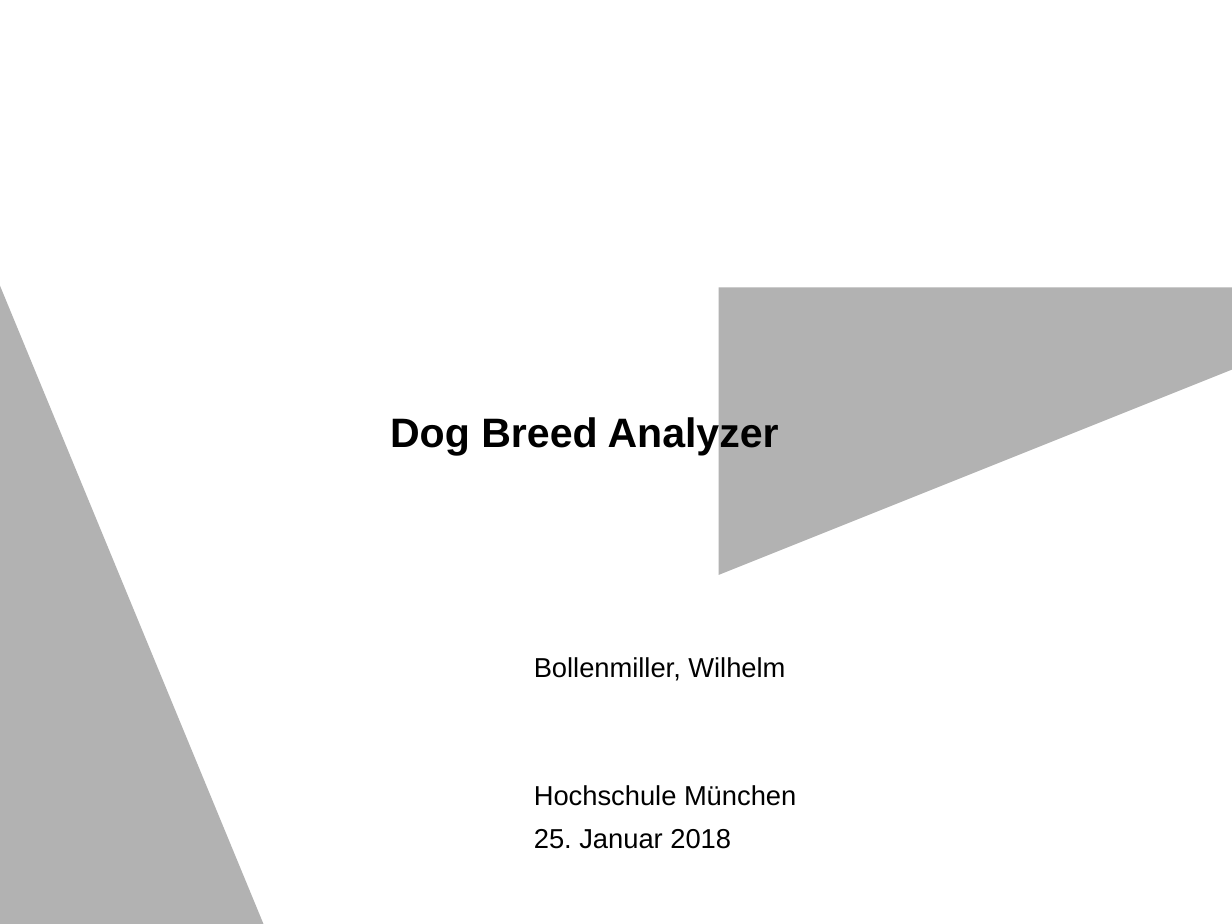
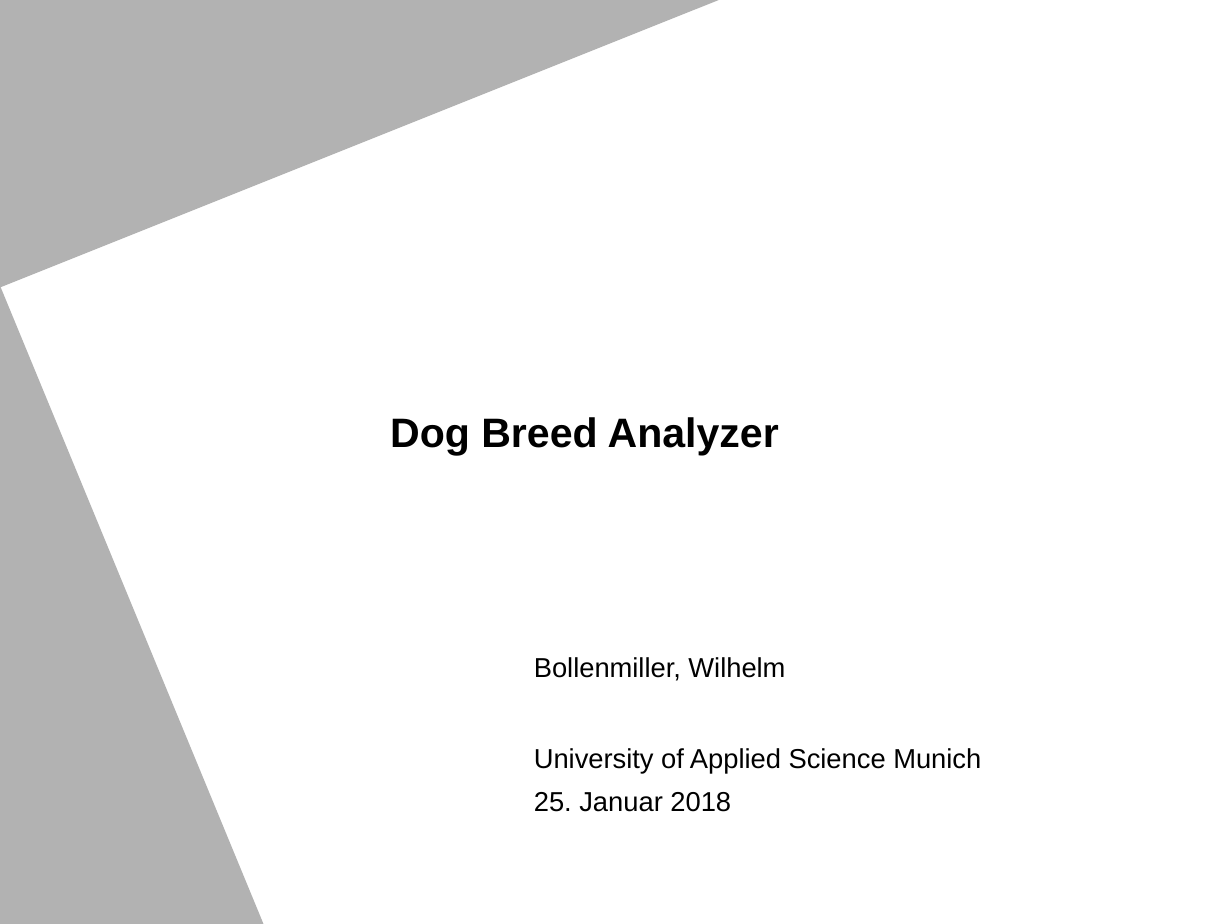
Before and after one commit to awilsee/dl, a slide deck: slide 1 of Präsentation/Präsentation.pptx. Drawn at 1232x924 pixels with LibreOffice and Linux fonts; fonts in the diff are those of the drawing; background and template pictures are left out. Boxes give left, top, right and bottom in pixels: in the first picture for what was removed or moved away, otherwise in the second. Text is boxed around its words. In the diff, an @@ line names an element or a change of style, - is before the commit and + after.

```diff
--- a/Präsentation/Präsentation.pptx
+++ b/Präsentation/Präsentation.pptx
@@ right triangle resized from (x1=718, y1=287, x2=1232, y2=574) to (x1=0, y1=0, x2=718, y2=287) @@
@@ text at (x1=534, y1=748, x2=981, y2=774): text changed @@
-Hochschule München
+University of Applied Science Munich
```
Also in this commit, not shown: 3 other slides changed, 3 slides added, 1 slide removed, 1 other file.
